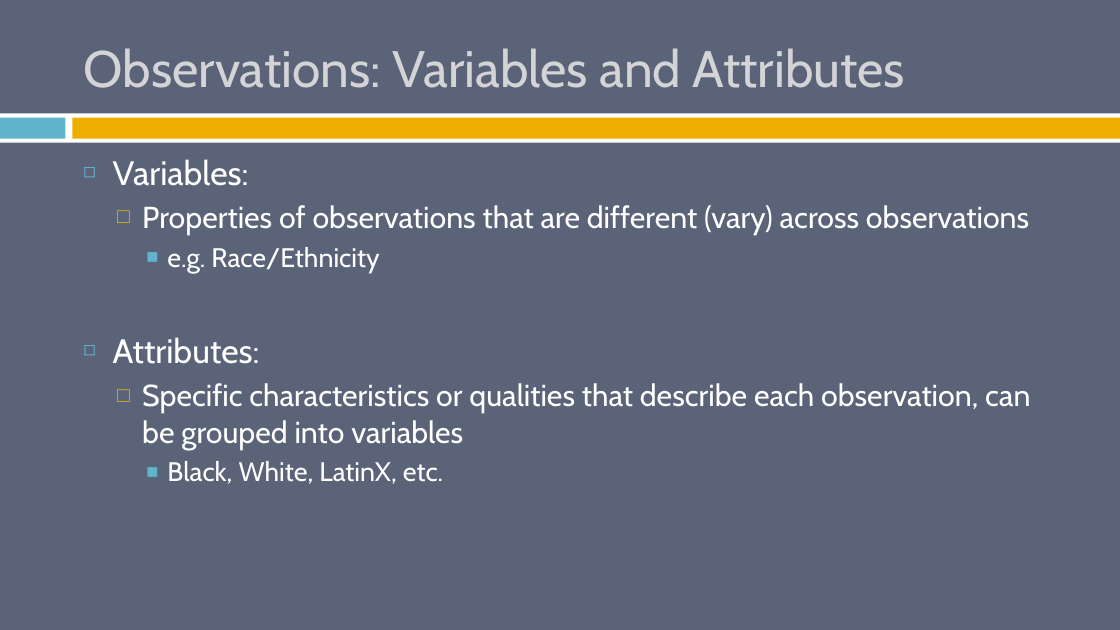
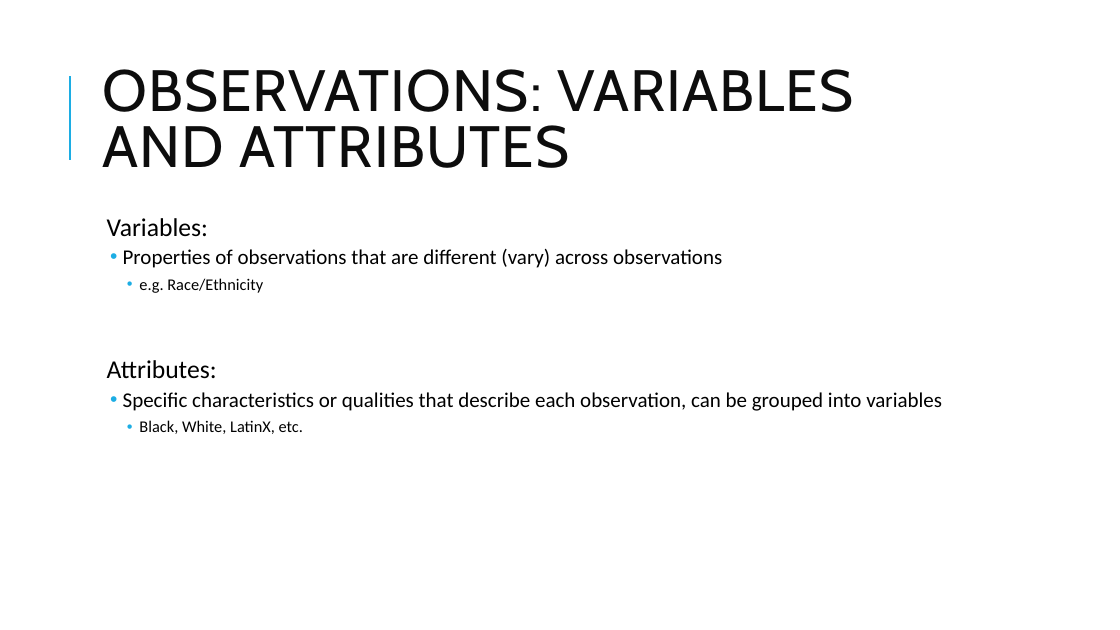
Before and after one commit to burrelvannjr/gradstats_sdsu, a slide deck: slide 12 of ppts/1_intro.pptx. Drawn at 1120x630 pixels with LibreOffice and Linux fonts; fonts in the diff are those of the drawing. Boxes give left, top, right and bottom in pixels: in the first picture for what was removed or moved away, otherwise in the second. Text is boxed around its words. In the diff, an @@ line names an element or a change of style, - is before the commit and + after.

```diff
--- a/ppts/1_intro.pptx
+++ b/ppts/1_intro.pptx
@@ background #5A6378 to #FFFFFF @@
@@ line added from (70, 160) to (70, 76), #1CADE4 1.5 pt @@
@@ title at (x1=102, y1=69, x2=853, y2=168): text changed; size 44 to 50 pt; text colour #D4D4D6 to #0D0D0D @@
-Observations: Variables and Attributes
+OBSERVATIONS: VARIABLES AND ATTRIBUTES
@@ rectangle removed at (x1=0, y1=113, x2=1120, y2=143) @@
@@ rectangle removed at (x1=0, y1=118, x2=66, y2=139) @@
@@ rectangle removed at (x1=72, y1=118, x2=1120, y2=139) @@
@@ text "Variables:" moved from (x1=113, y1=159, x2=1030, y2=484) to (x1=107, y1=218, x2=942, y2=434) @@
@@ text "Variables:" at (x1=107, y1=218, x2=942, y2=434): size 29 to 22 pt in "Variables:", "Attributes:"; font Cabin to Calibri, text colour #FFFFFF to #000000; size 26 to 18 pt in "Properties of observations that are different (vary) ...", "Specific characteristics or qualities that describe each ..."; size 23 to 14 pt in "e.g. Race/Ethnicity", "Black, White, LatinX, etc."; bullet ◻ to  ; line spacing 1 to 0.9; more space between paragraphs; bullet colour #60B5CC to #1CADE4; bullet □ to •; bullet colour #F0AD00 to #1CADE4; bullet ■ to • @@
```
Also in this commit, not shown: 31 other slides changed, 1 other file.
